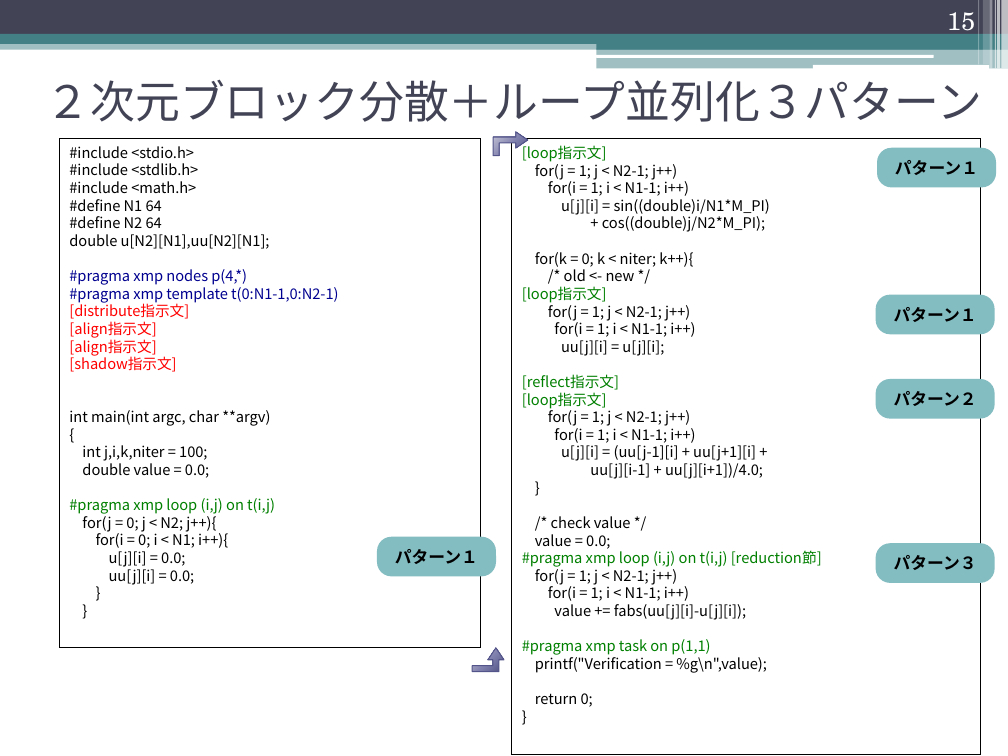
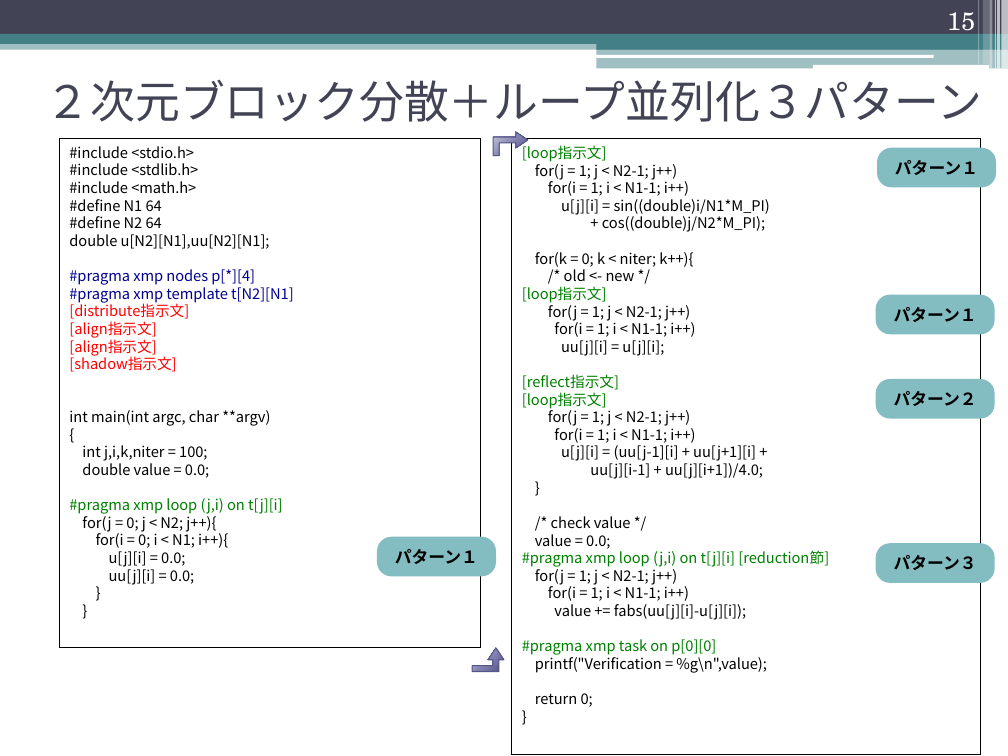
Before and after one commit to XcalableMP/Lecture, a slide deck: slide 15 of beginner/2.globalview.pptx. Drawn at 1008x756 pixels with LibreOffice and Linux fonts; fonts in the diff are those of the drawing. Boxes give left, top, right and bottom in pixels: in the first picture for what was removed or moved away, otherwise in the second. Text is boxed around its words. In the diff, an @@ line names an element or a change of style, - is before the commit and + after.

```diff
--- a/beginner/2.globalview.pptx
+++ b/beginner/2.globalview.pptx
@@ text in rectangle at [69, 269, 294, 303]: text changed @@
-#pragma xmp nodes p(4,*)
-#pragma xmp template t(0:N1-1,0:N2-1)
+#pragma xmp nodes p[*][4]
+#pragma xmp template t[N2][N1]
@@ text in rectangle at [69, 498, 283, 514]: text changed @@
-#pragma xmp loop (i,j) on t(i,j)
+#pragma xmp loop (j,i) on t[j][i]
@@ text in rectangle at [522, 550, 829, 567]: text changed @@
-#pragma xmp loop (i,j) on t(i,j) [reduction節]
+#pragma xmp loop (j,i) on t[j][i] [reduction節]
@@ text in rectangle at [522, 639, 716, 655]: text changed @@
-#pragma xmp task on p(1,1)
+#pragma xmp task on p[0][0]
```
Also in this commit, not shown: 1 other slide changed, 15 other files.
